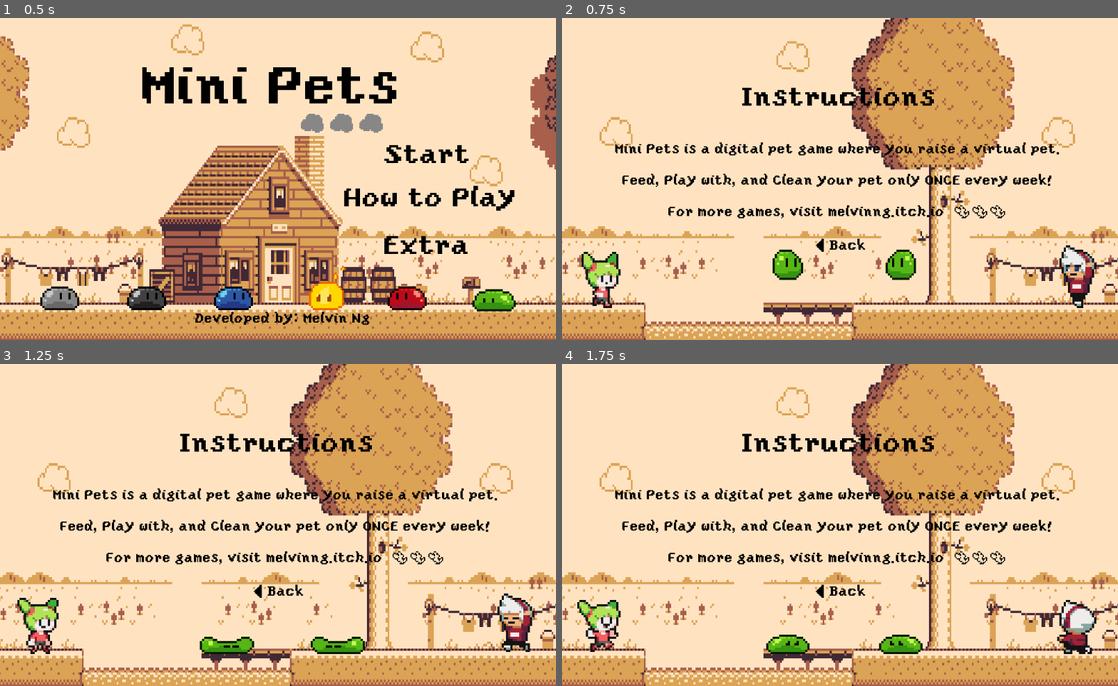
Above: before the commit, frames 1-4 (two rows, left to right).
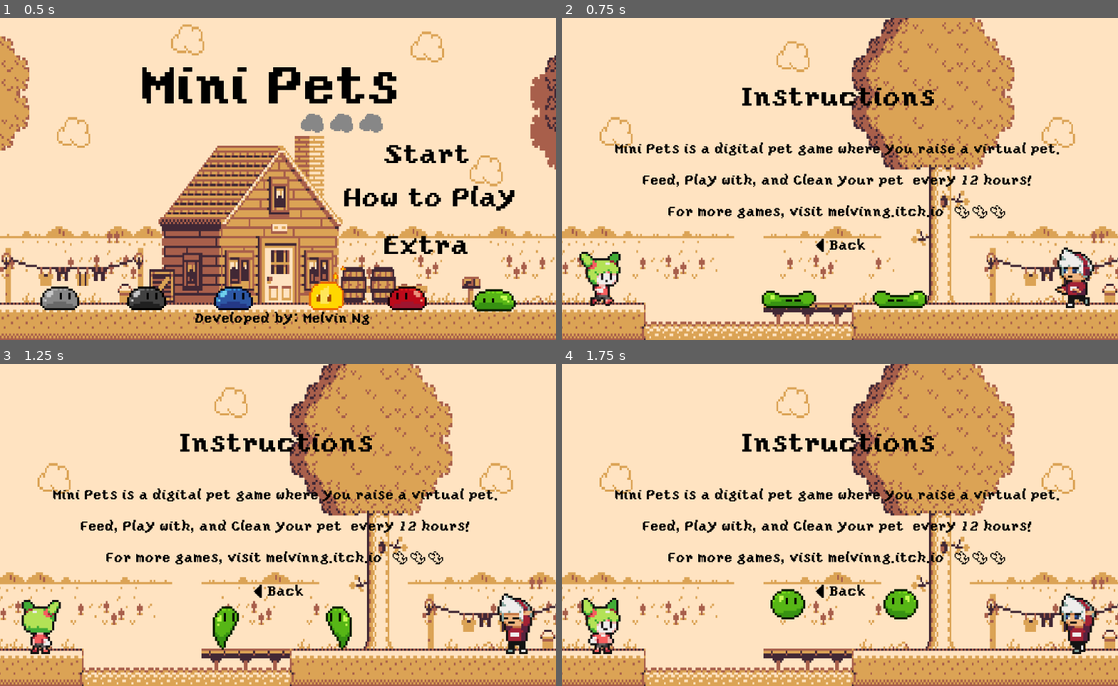
Above: after the commit, the same moments.

Repository: melvincwng/mini-pets
Game: Godot game, scene res://Scenes/MainMenu.tscn
Same seed, same stepped clock (60 frames per second), same inputs: the game is played once before the commit and once after it.
Inputs (mouse positions are in pixels of both pictures, inside the frame that each line leads up to):
- Up to frame 1 (0.5 s): no input
- Up to frame 2 (0.75 s): click "How to Play" at 0.5 s
- Up to frame 3 (1.25 s): no input
- Up to frame 4 (1.75 s): move the mouse to (962, 508) at 1.27 s

Frame 1 is identical in both runs. In frame 2, 4.5% of the frame differs, in the area x 3-97%, y 48-91%; in frame 3, 3.9%; in frame 4, 4.8%, in the area x 2-97%, y 48-91%.

Commit message:
Edit instructions in Instructions.tscn

Diff:
--- a/Scenes/Instructions.tscn
+++ b/Scenes/Instructions.tscn
@@ -137,7 +137,7 @@
 custom_colors/font_color = Color( 0, 0, 0, 1 )
 text = "Mini Pets is a digital pet game where you raise a virtual pet.
 
-Feed, Play with, and Clean your pet only ONCE every week!
+Feed, Play with, and Clean your pet  every 12 hours!
 
 For more games, visit melvinng.itch.io  &&&"
 align = 1
@@ -176,9 +176,9 @@
 [node name="Girl" type="AnimatedSprite" parent="."]
 position = Vector2( 72, 472 )
 scale = Vector2( 4, 4 )
-frames = SubResource( 6 )
+frames = SubResource( 7 )
 animation = "Idle"
-frame = 17
+frame = 16
 playing = true
 __meta__ = {
 "_edit_lock_": true
@@ -187,9 +187,9 @@
 [node name="Boy" type="AnimatedSprite" parent="."]
 position = Vector2( 952, 472 )
 scale = Vector2( 4, 4 )
-frames = SubResource( 7 )
+frames = SubResource( 8 )
 animation = "Idle"
-frame = 3
+frame = 11
 playing = true
 flip_h = true
 __meta__ = {
@@ -199,9 +199,9 @@
 [node name="slimeJump" type="AnimatedSprite" parent="."]
 position = Vector2( 416, 472 )
 scale = Vector2( 4, 4 )
-frames = SubResource( 8 )
+frames = SubResource( 9 )
 animation = "Jump"
-frame = 5
+frame = 9
 playing = true
 __meta__ = {
 "_edit_lock_": true
@@ -210,9 +210,9 @@
 [node name="slimeJump2" type="AnimatedSprite" parent="."]
 position = Vector2( 624, 472 )
 scale = Vector2( 4, 4 )
-frames = SubResource( 8 )
+frames = SubResource( 9 )
 animation = "Jump"
-frame = 5
+frame = 9
 playing = true
 flip_h = true
 __meta__ = {
--- a/Scenes/MainScene.tscn
+++ b/Scenes/MainScene.tscn
@@ -88,7 +88,7 @@
 position = Vector2( 512, 440 )
 scale = Vector2( 4, 4 )
 frames = SubResource( 1 )
-frame = 3
+frame = 1
 playing = true
 __meta__ = {
 "_edit_lock_": true
@@ -102,6 +102,7 @@
 custom_fonts/normal_font = SubResource( 2 )
 text = "Level: 0"
 __meta__ = {
+"_edit_lock_": true,
 "_edit_use_anchors_": false
 }
 
Not shown: 5 places in Scenes/Instructions.tscn that only renumber resources
